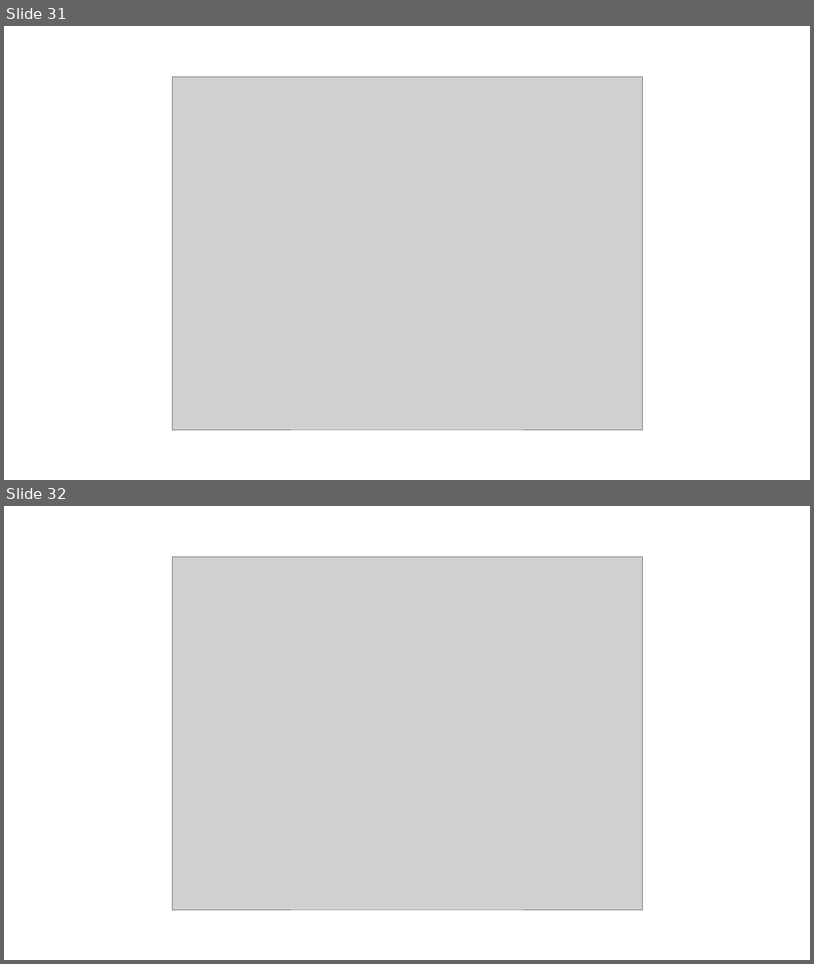
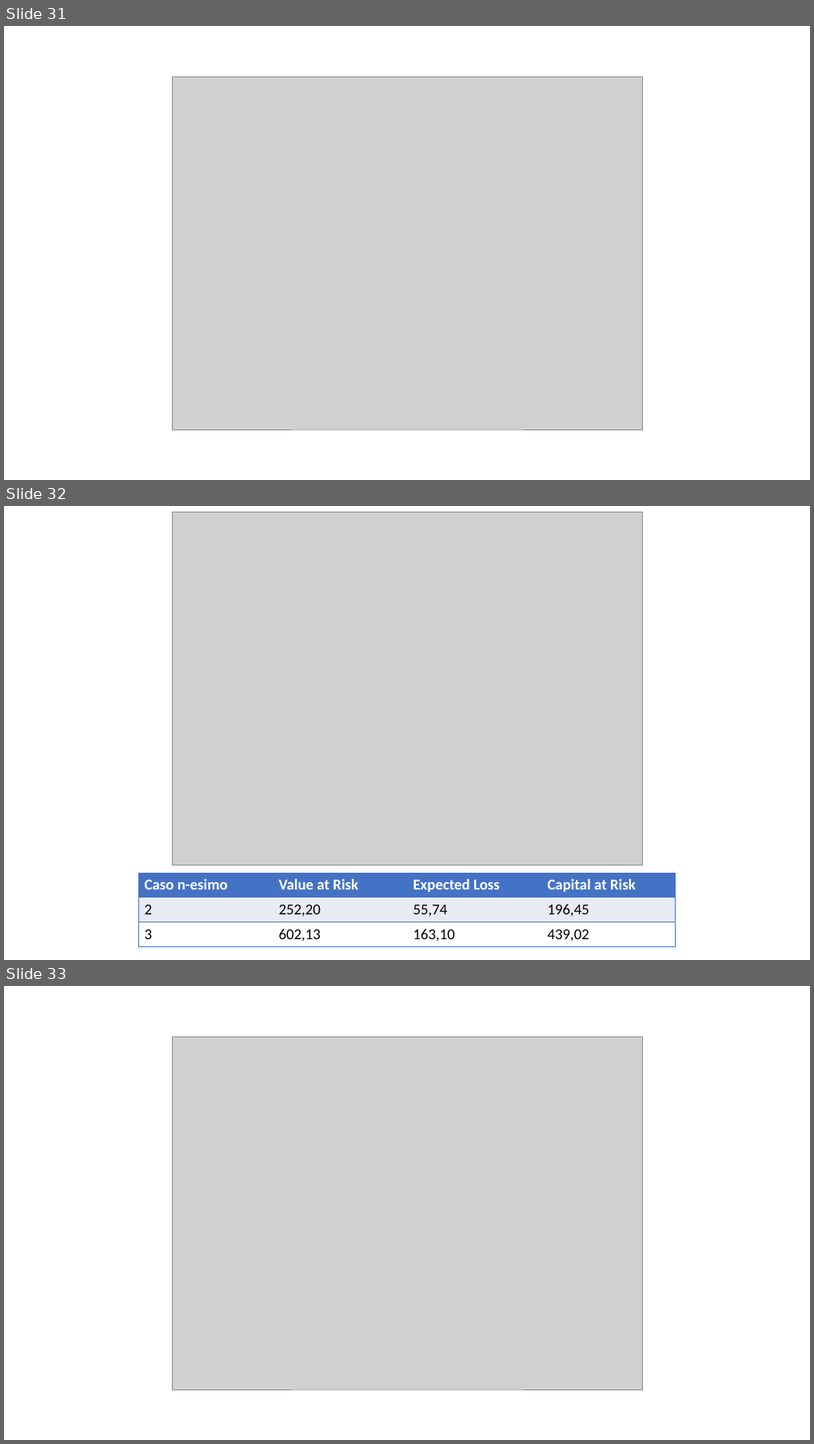
Before and after one commit to Stegirsanov/Laboratorio-di-simulazioni-finanziarie-project, a slide deck: Presentazione_finale.pptx. Shown one above the other, each under a label of ours: slides 31 and 32 before the commit, slides 31, 32 and 33 after it. The pictures are 814x964 and 814x1444 pixels, drawn with LibreOffice and Linux fonts; fonts in the diff are those of the drawing; grey boxes stand for pictures. Boxes give left, top, right and bottom in pixels: in the first picture for what was removed or moved away, otherwise in the second. Text is boxed around its words. In the diff, an @@ line names an element or a change of style, - is before the commit and + after.

```diff
--- a/Presentazione_finale.pptx
+++ b/Presentazione_finale.pptx
@@ slide 32 added at (4,506,810,960), background #FFFFFF @@
@@ picture added at (172,512,643,864) @@
@@ table added at (138,872,675,946), 3 rows, 4 columns @@
+Caso n-esimo | Value at Risk | Expected Loss | Capital at Risk
+2 | 252,20 | 55,74 | 196,45
+3 | 602,13 | 163,10 | 439,02
@@ what was slide 32 is now slide 33 @@
```
Also in this commit, not shown: 16 slides changed, 5 other slides added, 2 slides removed, 3 other files.
